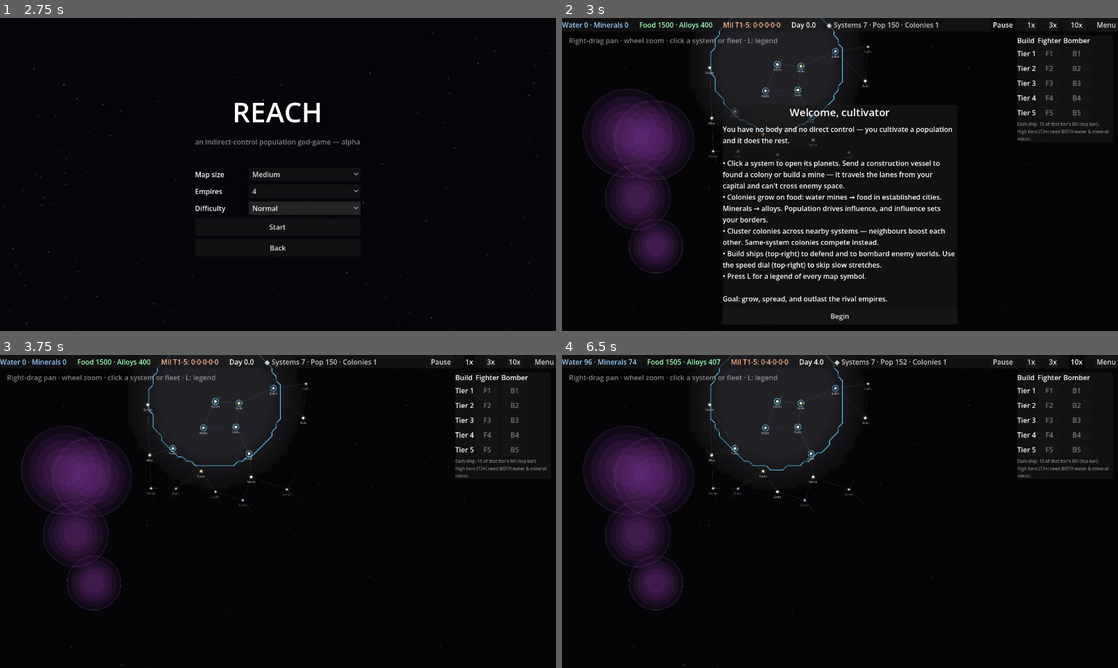
Above: before the commit, frames 1-4 (two rows, left to right).
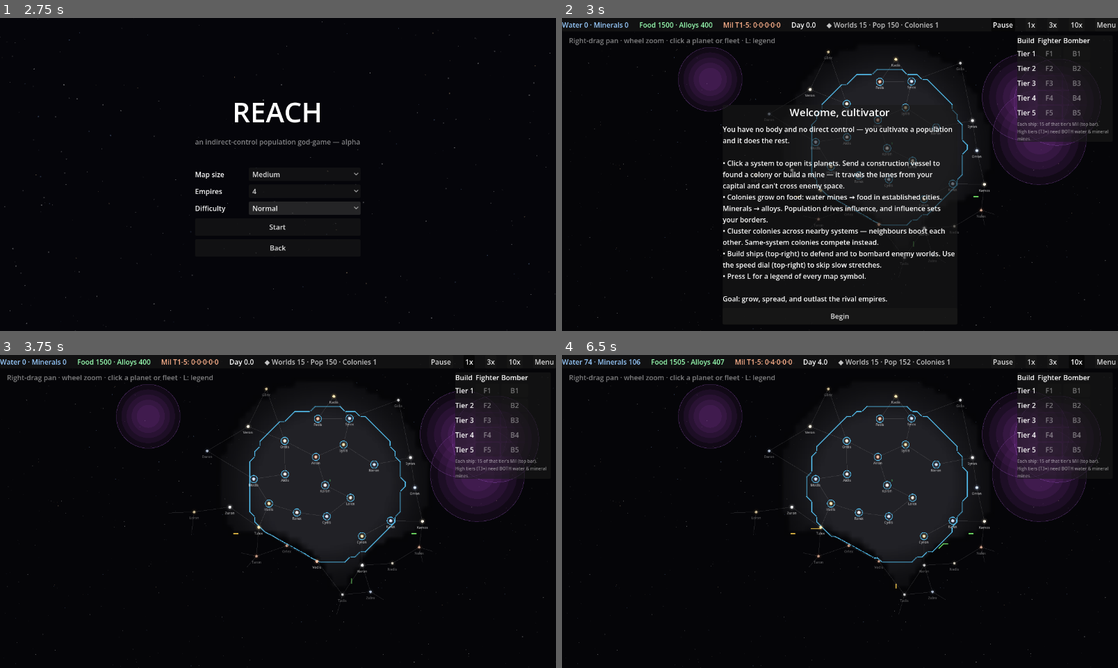
Above: after the commit, the same moments.

Repository: evyatarmitz/reach
Game: Godot game, scene res://menu/menu.tscn
Two runs of this game, one before a commit and one after it. Both use one fixed random seed, a clock stepped at 60 frames per second and the inputs below.
Inputs:
- Up to frame 1 (2.75 s): click "New Game" at 0.5 s; click "Normal" at 1.25 s; click "Normal" at 2 s
- Up to frame 2 (3 s): click "Start" at 2.75 s
- Up to frame 3 (3.75 s): click "Begin" at 3.5 s
- Up to frame 4 (6.5 s): click "1x" at 4.25 s; click "3x" at 5 s; click "10x" at 5.75 s

Frame 1 is identical in both runs. In frame 2, 17% of the frame differs, in the area x 1-98%, y 0-100%; in frame 3, 25%; in frame 4, 25%.

Commit message:
0.68.0 - flat planet mesh: one planet per node, no star systems
Per playtest direction: drop multi-planet star systems for a flat mesh of
individual planets. Same engine (StarSystem stays as the map node), but each node
now carries exactly ONE planet and is presented as a planet:
- generate_map: 1 planet per node, still clustered by the density heatmap; map SIZE
  now derives from the planet count at a fixed density (MAP_AREA_PER_PLANET), so a
  bigger map = more room and influence-reach becomes the real expansion limiter.
  Default count 50→120.
- _place_empires: home = water world + water mine + colony; its nearest planet gets
  a mineral mine (the two starting mines can't share a node anymore).
- UI: clicking a node auto-selects its single planet and shows its actions directly
  (no system→planet-list step); planet list hidden; hover/standing/hints relabelled
  system→planet/world.
- Autoshot updated for one-planet homes.
Influence stacking deliberately left AS-IS to playtest first. 139 tests pass;
parse-checked; autoshot shows a dense clustered planet mesh.

Diff:
--- a/desktop/game/main.gd
+++ b/desktop/game/main.gd
@@ -736,7 +736,10 @@
 	for sys in sim.systems.values():
 		if pos.distance_to(sys.map_pos) <= 20.0 and _sys_known(sys.id):
 			view_system_id = sys.id
-			selected_planet_id = -1
+			# One planet per node — auto-select it so the panel shows the planet's
+			# actions directly (no system→planet-list step).
+			selected_planet_id = sys.planet_ids[0] if not sys.planet_ids.is_empty() \
+				else -1
 			selected_fleet_id = -1
 			return
 	# Empty space -> close panel / deselect.
@@ -981,21 +984,19 @@
 		var owner: int = _system_owner.get(sid, -1)
 		var oname: String = sim.empires[owner].name if owner != -1 else "unclaimed"
 		var pop := 0.0
-		var cc := 0
+		var colonized := false
 		for pid in sys.planet_ids:
 			var c: Colony = sim.planets[pid].colony
 			if c != null:
 				pop += c.population
-				cc += 1
-		return "%s — %s · pop %s · %d colonies" % [sys.name, oname, _fmt_num(pop), cc]
+				colonized = true
+		if colonized:
+			return "%s — %s · pop %s" % [sys.name, oname, _fmt_num(pop)]
+		return "%s — %s · uncolonised" % [sys.name, oname]
 	var snap: Dictionary = _stale.get(sid, {})
 	var so: int = snap.get("owner", -1)
 	var oname2: String = sim.empires[so].name if so != -1 else "unknown"
-	var cc2 := 0
-	for pinfo in snap.get("planets", {}).values():
-		if pinfo.get("colony", false):
-			cc2 += 1
-	return "%s — last seen: %s · %d colonies" % [sys.name, oname2, cc2]
+	return "%s — last seen: %s" % [sys.name, oname2]
 
 
 func _builder_inbound(planet_id: int) -> bool:
@@ -1506,7 +1507,7 @@
 		if c.empire_id == player_empire_id:
 			ppop += c.population
 			pcol += 1
-	standing_label.text = "◆ Systems %d · Pop %s · Colonies %d" \
+	standing_label.text = "◆ Worlds %d · Pop %s · Colonies %d" \
 		% [psys, _fmt_num(ppop), pcol]
 	for i in speed_buttons.size():
 		speed_buttons[i].button_pressed = (i == speed_idx)
@@ -1518,17 +1519,17 @@
 	var fleet: Fleet = sim.get_fleet(selected_fleet_id) if selected_fleet_id != -1 \
 		else null
 	if fleet != null:
-		hint_label.text = "Click a system to send the fleet · Esc to deselect"
+		hint_label.text = "Click a planet to send the fleet · Esc to deselect"
 		_show_fleet_panel(fleet)
 		return
 	if view_system_id != -1 and sim.systems.has(view_system_id):
-		hint_label.text = "Pick a planet · Esc to close"
+		hint_label.text = "Planet actions · Esc to close"
 		_show_system_panel(view_system_id)
 		return
 	if _hover_system != -1 and _sys_known(_hover_system):
 		hint_label.text = _hover_summary(_hover_system)
 	else:
-		hint_label.text = "Right-drag pan · wheel zoom · click a system or fleet · L: legend"
+		hint_label.text = "Right-drag pan · wheel zoom · click a planet or fleet · L: legend"
 	panel.visible = false
 	_panel_system = -1
 
@@ -1582,7 +1583,7 @@
 
 func _show_system_panel(sys_id: int) -> void:
 	panel.visible = true
-	planet_list.visible = true
+	planet_list.visible = false   # one planet per node — shown directly, no list
 	merge_btn.visible = false
 	split_btn.visible = false
 	panel_title.text = sim.systems[sys_id].name
@@ -1722,12 +1723,9 @@
 # Debug hook for automated visual verification: found a colony, run fast for a
 # couple of real seconds, save galaxy + system screenshots, quit.
 func _autoshot() -> void:
-	var home: StarSystem = sim.systems.values()[0]
-	sim.build_mine(player_empire_id, home.planet_ids[0])
-	sim.found_colony(player_empire_id, home.planet_ids[1])
-	# For the screenshot only: let the player expand too (via the same AI), so it
-	# meets the rival and the border falls inside player sight — otherwise fog
-	# correctly hides it. Not part of normal play.
+	# The player already starts with a home planet + mines. For the screenshot only,
+	# let it expand too (via the same AI) so it meets a rival and the border falls
+	# inside player sight — otherwise fog correctly hides it. Not part of normal play.
 	sim.add_ai(player_empire_id)
 	# Advance the sim directly (deterministic, instant) so both empires expand
 	# and the galaxy shows a real two-color contest.
@@ -1751,6 +1749,7 @@
 	# and the border inside the player's VR all show. Force a hover so the
 	# per-system symbol row is captured.
 	_hover_hold = true
+	var home: StarSystem = sim.systems[sim.most_populated_system(player_empire_id)]
 	_hover_system = home.id
 	_recompute_borders()
 	await RenderingServer.frame_post_draw
--- a/desktop/sim/constants.gd
+++ b/desktop/sim/constants.gd
@@ -204,6 +204,12 @@
 const INFLUENCE_A1 := 1.0
 const BORDER_A2 := 1.8
 
+# Flat planet-mesh map sizing. The map area scales with the planet count at this
+# fixed density, so more planets = a bigger map (not a denser one). Separation is
+# the minimum gap between planets.
+const MAP_AREA_PER_PLANET := 30000.0
+const MAP_MIN_SEPARATION := 90.0
+
 # Cosmic anomalies: circular regions that block influence and visibility. Placed in
 # open space (clear of systems and lanes) so they never break connectivity or
 # movement — they force influence/sight to route around them. Count scales a little
--- a/desktop/sim/sim.gd
+++ b/desktop/sim/sim.gd
@@ -52,12 +52,8 @@
 static func default_map_config() -> Dictionary:
 	return {
 		"seed": 20260702,
-		"system_count": 50,
-		"size": Vector2(2000.0, 1120.0),
+		"system_count": 120,      # planets now (one per node); size derives from this
 		"empire_count": 4,
-		"density_blobs": 5,       # heatmap: number of high-density clusters
-		"density_spread": 360.0,  # heatmap: blob radius (bigger = smoother)
-		"min_separation": 95.0,   # min distance between systems
 		"extra_lane_neighbors": 2,# lanes beyond the spanning tree (loops/chokepoints)
 		"ai_efficiency": 1.0,     # difficulty: AI production multiplier
 	}
@@ -85,22 +81,26 @@
 	var sim := Sim.new()
 	var rng := RandomNumberGenerator.new()
 	rng.seed = cfg.seed
-	var size: Vector2 = cfg.size
-	var numerals := ["I", "II", "III", "IV"]
-	var radii := [70.0, 115.0, 165.0, 220.0]
-
-	# Density heatmap = sum of Gaussian blobs; systems are placed where it's high.
+	var count: int = maxi(2, int(cfg.system_count))
+	# The map is now a flat MESH OF PLANETS (one planet per node, no star systems).
+	# Size scales with the planet count at a fixed density, so a bigger map simply
+	# means more room — and influence reach, unchanged, becomes the real limiter on
+	# how fast you can expand across it (which is what lengthens a big game).
+	var area: float = count * SimConstants.MAP_AREA_PER_PLANET
+	var size := Vector2(sqrt(area * 16.0 / 9.0), sqrt(area * 9.0 / 16.0))
+	var spread: float = size.x * 0.16
+	var min_sep: float = SimConstants.MAP_MIN_SEPARATION
+	var blobs_n: int = clampi(count / 18, 3, 14)
+
+	# Density heatmap = sum of Gaussian blobs; planets cluster where it's high.
 	var blobs: Array = []
-	for i in int(cfg.density_blobs):
+	for i in blobs_n:
 		blobs.append(Vector2(rng.randf_range(0.0, size.x),
 			rng.randf_range(0.0, size.y)))
-	var spread: float = cfg.density_spread
-	var min_sep: float = cfg.min_separation
 
 	var positions: Array = []
-	var target: int = cfg.system_count
 	var attempts := 0
-	while positions.size() < target and attempts < target * 500:
+	while positions.size() < count and attempts < count * 500:
 		attempts += 1
 		var p := Vector2(rng.randf_range(0.0, size.x), rng.randf_range(0.0, size.y))
 		var dens := 0.0
@@ -119,17 +119,16 @@
 
 	var sys_ids: Array = []
 	for i in positions.size():
+		# One node = one planet. We keep the StarSystem struct as the map node (its
+		# position, lanes, structures) and hang a single planet on it — that's the
+		# whole "system" now, presented to the player as just a planet.
 		var sys := sim.add_system(_system_name(i))
 		sys.map_pos = positions[i]
 		sys_ids.append(sys.id)
-		var pc := 2 + rng.randi_range(0, 2)
-		for pi in pc:
-			var pl := sim.add_planet(sys.id, "%s %s" % [sys.name, numerals[pi]])
-			pl.orbit_radius = radii[pi]
-			pl.orbit_angle = rng.randf_range(0.0, TAU)
-			if rng.randf() < 0.35:
-				pl.deposit_type = SimConstants.Deposit.WATER if rng.randf() < 0.5 \
-					else SimConstants.Deposit.MINERAL
+		var pl := sim.add_planet(sys.id, sys.name)
+		if rng.randf() < 0.35:
+			pl.deposit_type = SimConstants.Deposit.WATER if rng.randf() < 0.5 \
+				else SimConstants.Deposit.MINERAL
 
 	_connect_systems(sim, sys_ids, positions, int(cfg.extra_lane_neighbors))
 	_place_anomalies(sim, positions, size, rng)
@@ -212,9 +211,11 @@
 				sim.add_lane(sys_ids[i], sys_ids[j])
 
 
-# Place empires at maximally-separated systems (greedy farthest-point). First
-# empire is the player; the rest get an AI. Each homeworld gets a mineral mine +
-# water mine (free) so its capital is self-sustaining from tick 1.
+# Place empires at maximally-separated planets (greedy farthest-point). First
+# empire is the player; the rest get an AI. Each home planet is a water world with a
+# colony + water mine; its nearest planet is given a mineral mine — so a new empire
+# has both resource streams from tick 1 (one planet per node, so the two mines can't
+# share a node like they used to).
 static func _place_empires(sim: Sim, sys_ids: Array, positions: Array,
 		count: int, ai_efficiency: float) -> void:
 	var n := sys_ids.size()
@@ -242,14 +243,26 @@
 		var emp := sim.add_empire(ename, _EMPIRE_COLORS[e_i % _EMPIRE_COLORS.size()])
 		if e_i > 0:   # AI empires scale with difficulty; the player stays at 1.0
 			emp.efficiency = ai_efficiency
-		var pids: Array = sim.systems[sid].planet_ids
-		var mineral_p: Planet = sim.planets[pids[0]]
-		var water_p: Planet = sim.planets[pids[1]]
-		mineral_p.deposit_type = SimConstants.Deposit.MINERAL
-		mineral_p.mine_empire_id = emp.id
-		water_p.deposit_type = SimConstants.Deposit.WATER
-		water_p.mine_empire_id = emp.id
-		sim.inject_colony(emp.id, pids[0], 150.0, true)
+		# Home planet: water world + water mine + the seed colony.
+		var home_p: Planet = sim.planets[sim.systems[sid].planet_ids[0]]
+		home_p.deposit_type = SimConstants.Deposit.WATER
+		home_p.mine_empire_id = emp.id
+		sim.inject_colony(emp.id, home_p.id, 150.0, true)
+		# Nearest other planet: a starting mineral mine (so alloys flow from tick 1).
+		var hi: int = chosen[e_i]
+		var best_j := -1
+		var best_d := INF
+		for j in n:
+			if chosen.has(j):
+				continue
+			var d: float = positions[hi].distance_to(positions[j])
+			if d < best_d:
+				best_d = d
+				best_j = j
+		if best_j != -1:
+			var mp: Planet = sim.planets[sim.systems[sys_ids[best_j]].planet_ids[0]]
+			mp.deposit_type = SimConstants.Deposit.MINERAL
+			mp.mine_empire_id = emp.id
 		if e_i > 0:   # first empire is the human player
 			sim.add_ai(emp.id)
 
